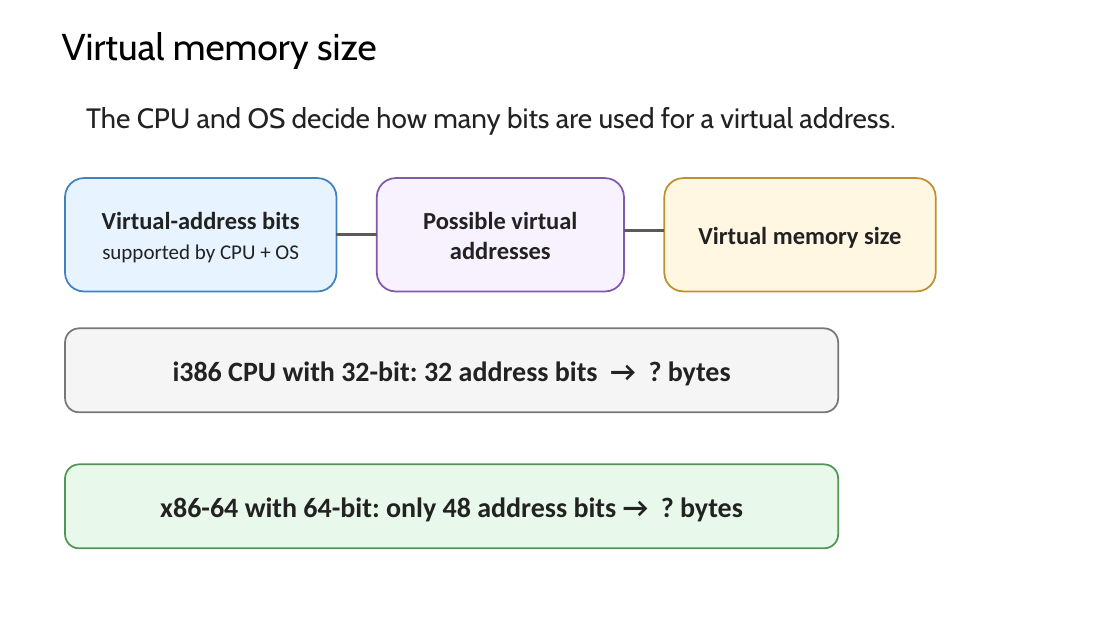
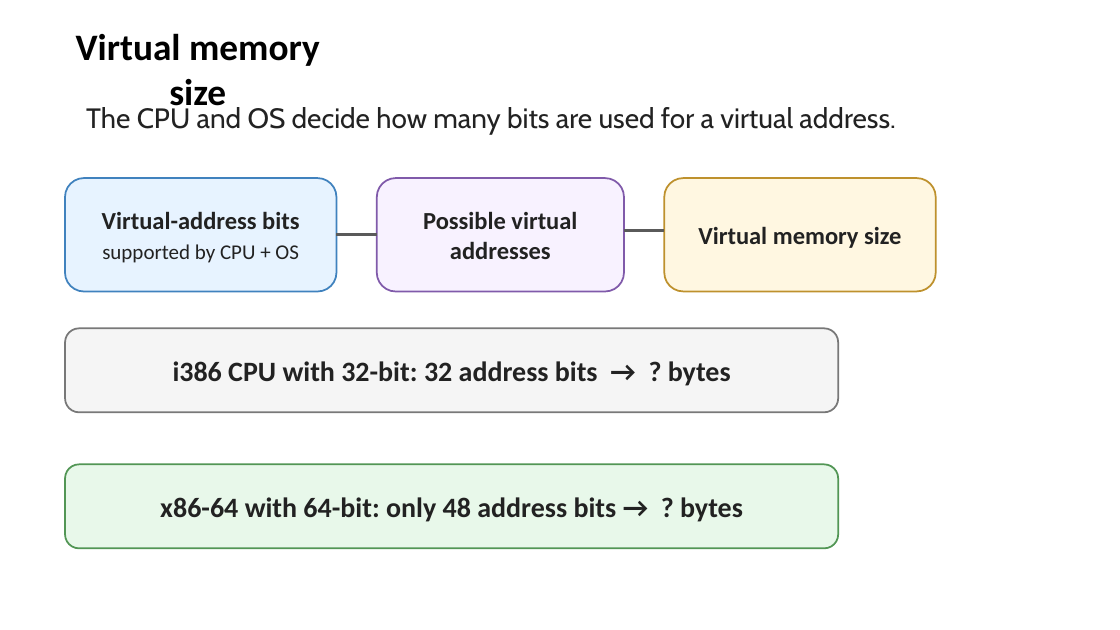
Before and after one commit to zhangzhics/CITS5503_Sem2, a slide deck: slide 12 of Live-lecture-slides/CITS5503Virtualization_DynamoDB_week4.pptx. Drawn at 1120x630 pixels with LibreOffice and Linux fonts; fonts in the diff are those of the drawing. Boxes give left, top, right and bottom in pixels: in the first picture for what was removed or moved away, otherwise in the second. Text is boxed around its words. In the diff, an @@ line names an element or a change of style, - is before the commit and + after.

```diff
--- a/Live-lecture-slides/CITS5503Virtualization_DynamoDB_week4.pptx
+++ b/Live-lecture-slides/CITS5503Virtualization_DynamoDB_week4.pptx
@@ text "Virtual memory size": place and size @@
-text "Virtual memory size" at [62,32,377,69]
+text "Virtual memory size" at [76,33,320,115]
@@ text "Virtual memory size" at [76,33,320,115]: font Cabin to Calibri, bold on @@
```
Also in this commit, not shown: 19 other slides changed.
